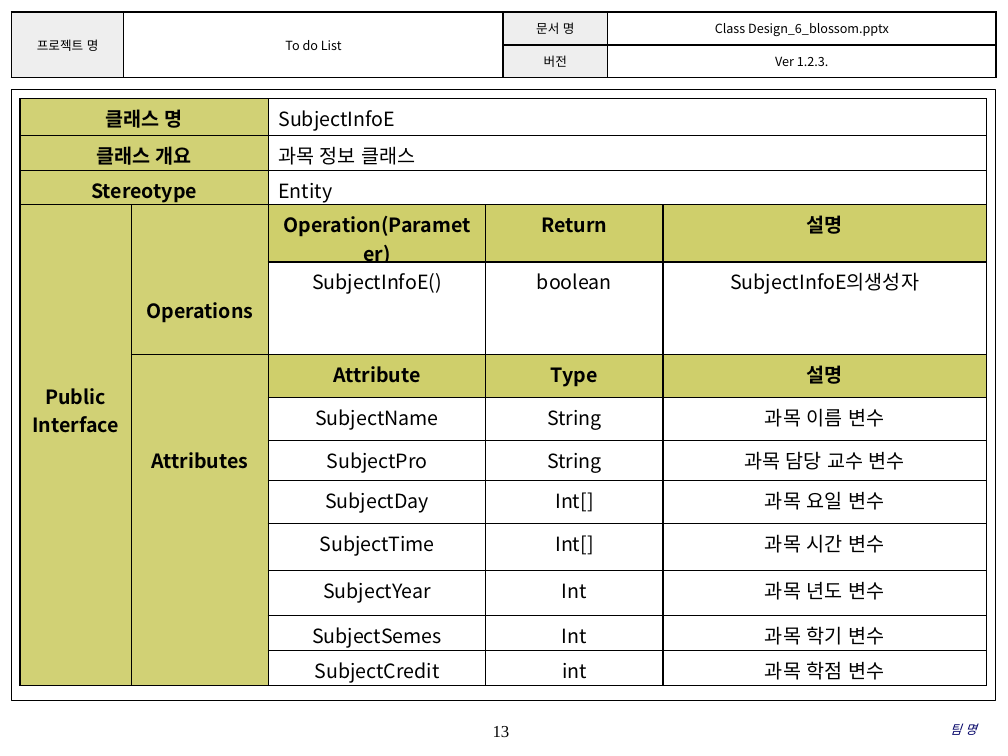
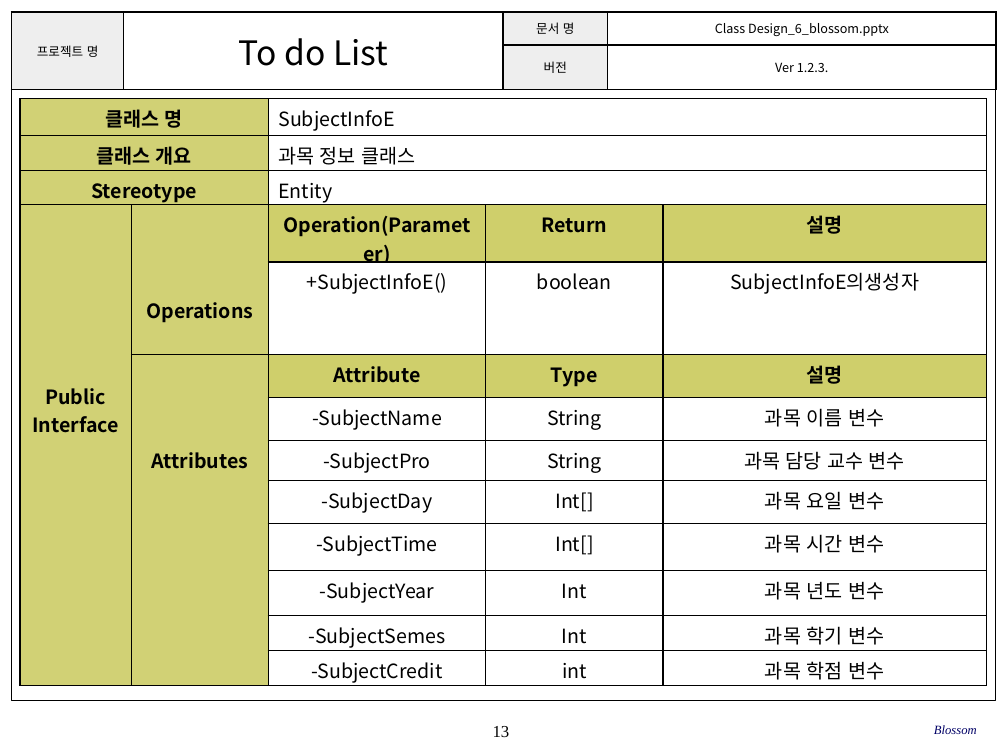
Before and after one commit to SE-admin/SE2017_6_blossom, a slide deck: slide 13 of doc/3_ 설계서/Class Design_6_blossom.pptx. Drawn at 1008x756 pixels with LibreOffice and Linux fonts; fonts in the diff are those of the drawing; background and template pictures are left out. Boxes give left, top, right and bottom in pixels: in the first picture for what was removed or moved away, otherwise in the second. Text is boxed around its words. In the diff, an @@ line names an element or a change of style, - is before the commit and + after.

```diff
--- a/doc/3_ 설계서/Class Design_6_blossom.pptx
+++ b/doc/3_ 설계서/Class Design_6_blossom.pptx
@@ table at (11,12,996,132) @@
@@ size 9 to 24 pt in "To do List" @@
@@ table at (20,99,988,687) @@
-row 5, column 3: SubjectInfoE()
+row 5, column 3: +SubjectInfoE()
-row 7, column 3: SubjectName
+row 7, column 3: -SubjectName
-row 8, column 3: SubjectPro
+row 8, column 3: -SubjectPro
-row 9, column 3: SubjectDay
+row 9, column 3: -SubjectDay
-row 10, column 3: SubjectTime
+row 10, column 3: -SubjectTime
-row 11, column 3: SubjectYear
+row 11, column 3: -SubjectYear
-row 12, column 3: SubjectSemes
+row 12, column 3: -SubjectSemes
-row 13, column 3: SubjectCredit
+row 13, column 3: -SubjectCredit
@@ text at (934,725,977,734): text changed @@
-팀 명
+Blossom
```
Also in this commit, not shown: 23 other slides changed.
